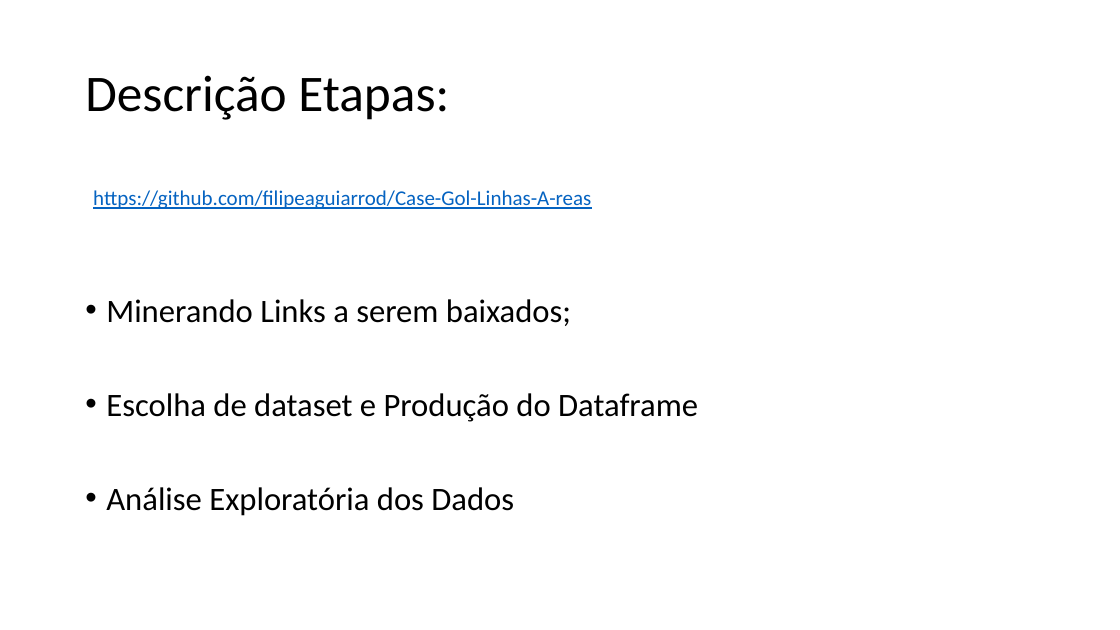
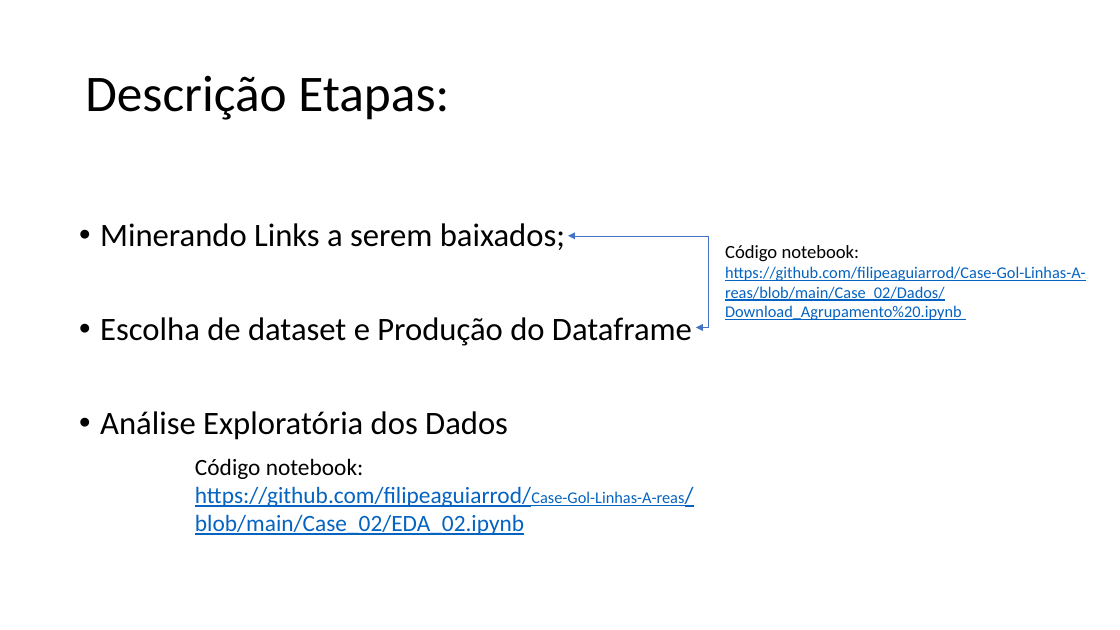
Before and after one commit to filipeaguiarrod/Case-Gol-Linhas-A-reas, a slide deck: slide 13 of Gol Linhas Aéreas_Filipe_Aguiar_R.pptx. Drawn at 1120x630 pixels with LibreOffice and Linux fonts; fonts in the diff are those of the drawing. Boxes give left, top, right and bottom in pixels: in the first picture for what was removed or moved away, otherwise in the second. Text is boxed around its words. In the diff, an @@ line names an element or a change of style, - is before the commit and + after.

Commit message:
Presentation Update

```diff
--- a/Gol Linhas Aéreas_Filipe_Aguiar_R.pptx
+++ b/Gol Linhas Aéreas_Filipe_Aguiar_R.pptx
@@ text "Minerando Links a serem baixados;": place and size @@
-text "Minerando Links a serem baixados;" at (106,299,698,516)
+text "Minerando Links a serem baixados;" at (100,223,692,440)
@@ elbow double arrow added from (568, 236) to (696, 328), #4472C4 0.5 pt @@
@@ text added at (725,245,1086,320), 14 pt, text #0563C1, underline @@
+Código notebook:
+https://github.com/filipeaguiarrod/Case-Gol-Linhas-A-reas/blob/main/Case_02/Dados/Download_Agrupamento%20.ipynb
@@ text at (195,458,684,535): text changed; size 18 to 20 pt @@
-https://github.com/filipeaguiarrod/Case-Gol-Linhas-A-reas
+Código notebook:
+https://github.com/filipeaguiarrod/Case-Gol-Linhas-A-reas/blob/main/Case_02/EDA_02.ipynb
```
Also in this commit, not shown: 2 other slides changed, 2 slides added, 2 slides removed, 1 other file.
